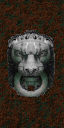
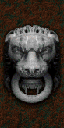
Before/after of a 64 x 128 layered artwork. What changed in the layer stack:
removed layer "grk_lion2.png copy #1" over (7, 30, 55, 97)
removed layer "cop1_1.png copy" over (2, 64, 62, 109)
added layer "flattened + palettized externally" above "flattened + palettized externally (no dither)" over (2, 23, 62, 109)
added layer "lion_head.png copy #2 - desaturated" above "lion_head.png - shadowed" over (4, 25, 60, 103)
added layer "lion_head.png - shadowed" above "cop1_1.png" over (2, 23, 62, 109)
painted on "cop1_1.png" over (2, 64, 62, 109)
